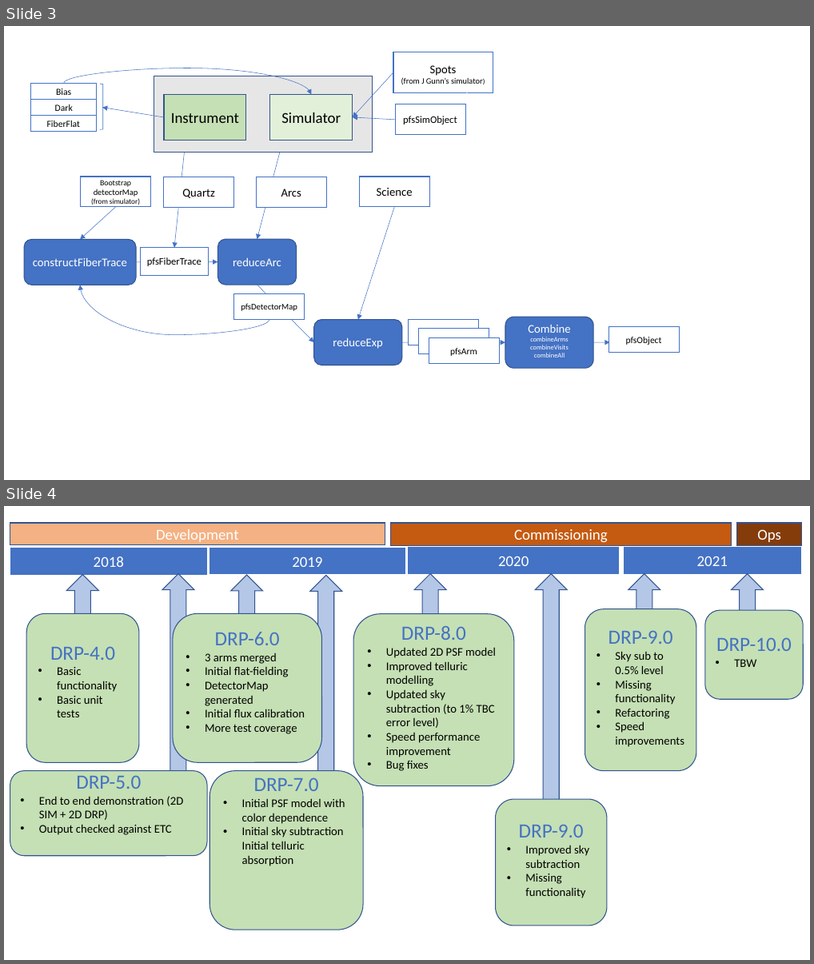
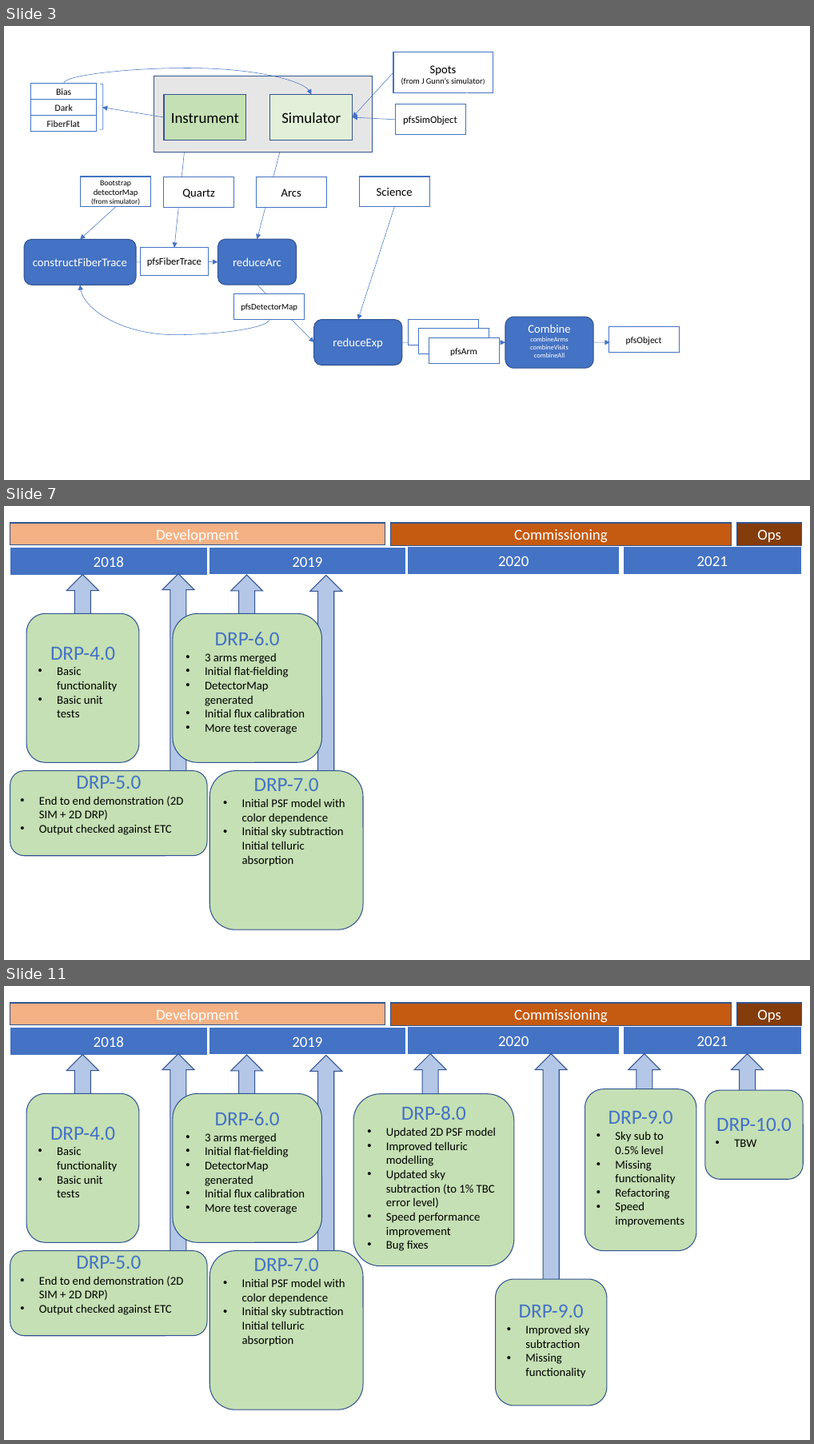
Before and after one commit to hassanxp/Shanghai2018, a slide deck: presentation-drp-plan/2DDRP-PresentationShanghai2018.pptx. Shown one above the other, each under a label of ours: slides 3 and 4 before the commit, slides 3, 7 and 11 after it; the slides between them are not shown. The pictures are 814x964 and 814x1444 pixels, drawn with LibreOffice and Linux fonts; fonts in the diff are those of the drawing. Boxes give left, top, right and bottom in pixels: in the first picture for what was removed or moved away, otherwise in the second. Text is boxed around its words. In the diff, an @@ line names an element or a change of style, - is before the commit and + after.

```diff
--- a/presentation-drp-plan/2DDRP-PresentationShanghai2018.pptx
+++ b/presentation-drp-plan/2DDRP-PresentationShanghai2018.pptx
@@ slide 7 added at (4, 506, 810, 960), background #FFFFFF @@
@@ rectangle added at (10, 523, 385, 545), fill #F4B183, outline #325491 1 pt, 18 pt, text #FFFFFF @@
+Development
@@ rectangle added at (390, 523, 732, 545), fill #C55A11, outline #325491 1 pt, 18 pt, text #FFFFFF @@
+Commissioning
@@ rectangle added at (738, 523, 802, 545), fill #843C0B, outline #325491 1 pt, 18 pt, text #FFFFFF @@
+Ops
@@ rectangle added at (10, 548, 207, 575), fill #4472C4, outline #FFFFFF 1 pt, 18 pt, text #FFFFFF @@
+2018
@@ rectangle added at (209, 547, 406, 574), fill #4472C4, outline #FFFFFF 1 pt, 18 pt, text #FFFFFF @@
+2019
@@ rectangle added at (408, 547, 621, 574), fill #4472C4, outline #FFFFFF 1 pt, 18 pt, text #FFFFFF @@
+2020
@@ rectangle added at (623, 547, 802, 574), fill #4472C4, outline #FFFFFF 1 pt, 18 pt, text #FFFFFF @@
+2021
@@ up arrow added at (67, 574, 99, 639), fill #B4C7E7, outline #325491 1 pt @@
@@ up arrow added at (162, 574, 194, 777), fill #B4C7E7, outline #325491 1 pt @@
@@ up arrow added at (231, 575, 263, 640), fill #B4C7E7, outline #325491 1 pt @@
@@ up arrow added at (310, 575, 342, 770), fill #B4C7E7, outline #325491 1 pt @@
@@ rounded rectangle added at (26, 614, 139, 763), fill #C5E0B4, outline #325491 1 pt, 14 pt, text #000000 @@
+DRP-4.0
+• Basic functionality
+• Basic unit tests
@@ rounded rectangle added at (173, 614, 322, 763), fill #C5E0B4, outline #325491 1 pt, 14 pt, text #000000 @@
+DRP-6.0
+• 3 arms merged
+• Initial flat-fielding
+• DetectorMap generated
+• Initial flux calibration
+• More test coverage
@@ rounded rectangle added at (10, 770, 207, 855), fill #C5E0B4, outline #325491 1 pt, 14 pt, text #000000 @@
+DRP-5.0
+• End to end demonstration (2D SIM + 2D DRP)
+• Output checked against ETC
@@ rounded rectangle added at (210, 770, 363, 929), fill #C5E0B4, outline #325491 1 pt, 14 pt, text #000000 @@
+DRP-7.0
+• Initial PSF model with color dependence
+• Initial sky subtraction Initial telluric absorption
@@ what was slide 4 is now slide 11 @@
```
Also in this commit, not shown: 1 slide changed, 6 other slides added, 1 other file.
